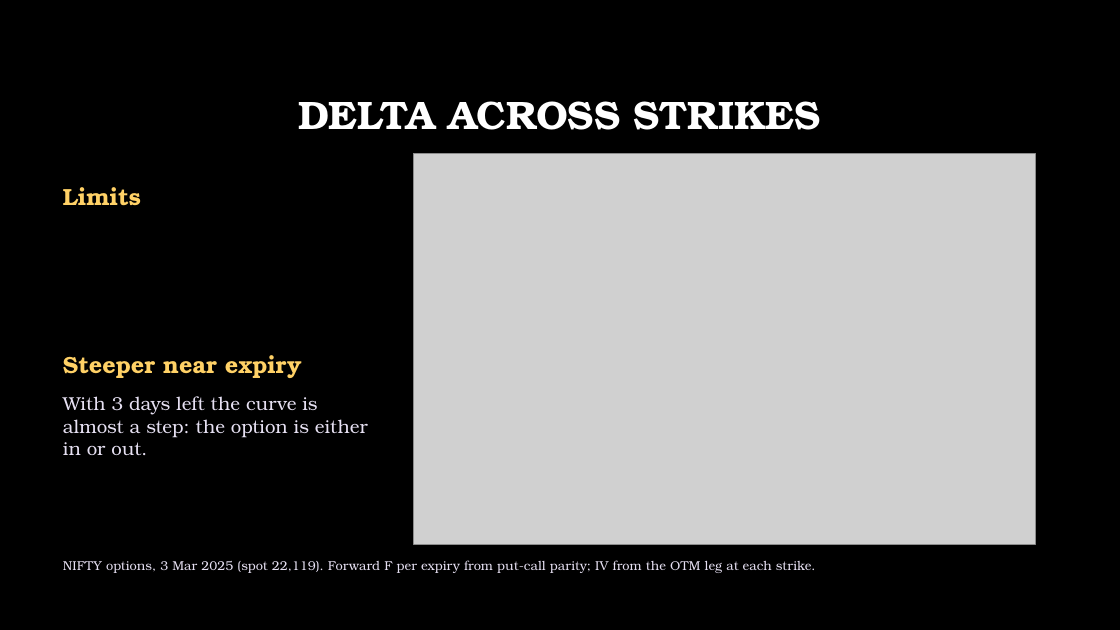
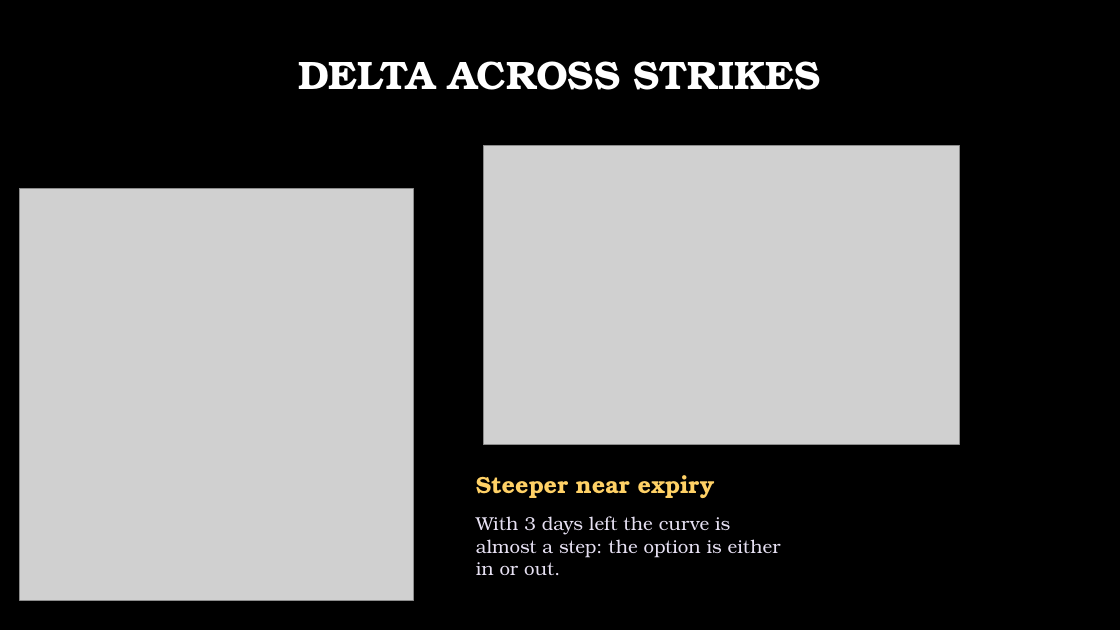
Before and after one commit to akhil-cv/IE612, a slide deck: slide 12 of presentation.pptx. Drawn at 1120x630 pixels with LibreOffice and Linux fonts; fonts in the diff are those of the drawing; grey boxes stand for pictures; background and template pictures are left out. Boxes give left, top, right and bottom in pixels: in the first picture for what was removed or moved away, otherwise in the second. Text is boxed around its words. In the diff, an @@ line names an element or a change of style, - is before the commit and + after.

```diff
--- a/presentation.pptx
+++ b/presentation.pptx
@@ title "DELTA ACROSS STRIKES": place and size @@
-title "DELTA ACROSS STRIKES" at [298,101,821,130]
+title "DELTA ACROSS STRIKES" at [298,61,821,90]
@@ picture: place and size @@
-picture at [413,153,1035,544]
+picture at [483,145,960,444]
@@ picture added at [20,189,414,601] @@
@@ text removed at [63,187,141,206] @@
-Limits
@@ text "Steeper near expiry": place and size @@
-text "Steeper near expiry" at [63,355,302,378]
+text "Steeper near expiry" at [476,475,715,498]
@@ text "With 3 days left the ...": place and size @@
-text "With 3 days left the ..." at [63,396,368,455]
+text "With 3 days left the ..." at [476,516,781,575]
@@ text removed at [63,560,816,573] @@
-NIFTY options, 3 Mar 2025 (spot 22,119). Forward F per expiry from put-call parity; IV from the OTM leg at each strike.
```
Also in this commit, not shown: 13 other slides changed, 2 slides added, 1 other file.
